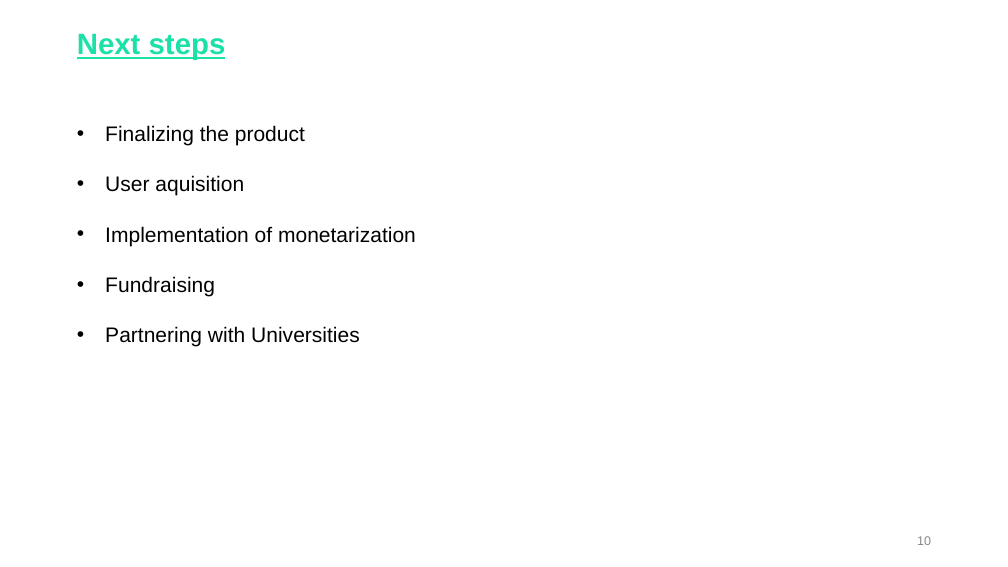
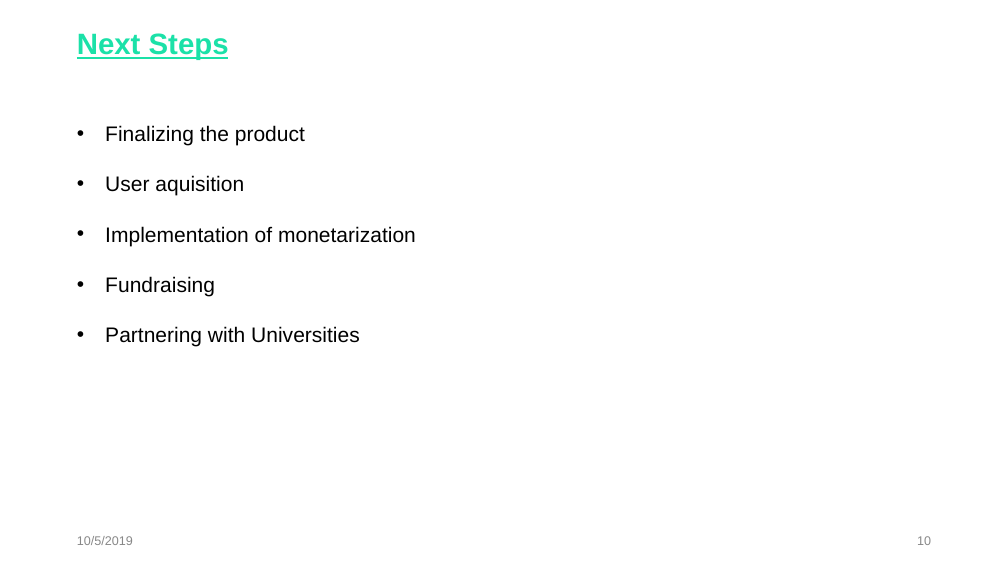
Before and after one commit to TonyChopper9/FoundingBuddies, a slide deck: slide 10 of Documents/FoundingBuddies_Pitch.pptx. Drawn at 1008x567 pixels with LibreOffice and Linux fonts; fonts in the diff are those of the drawing. Boxes give left, top, right and bottom in pixels: in the first picture for what was removed or moved away, otherwise in the second. Text is boxed around its words. In the diff, an @@ line names an element or a change of style, - is before the commit and + after.

```diff
--- a/Documents/FoundingBuddies_Pitch.pptx
+++ b/Documents/FoundingBuddies_Pitch.pptx
@@ text at (77,33,229,60): text changed @@
-Next steps
+Next Steps
@@ text added at (77,536,133,545), 12 pt, text #888888 @@
+10/5/2019
```
Also in this commit, not shown: 11 other slides changed.
